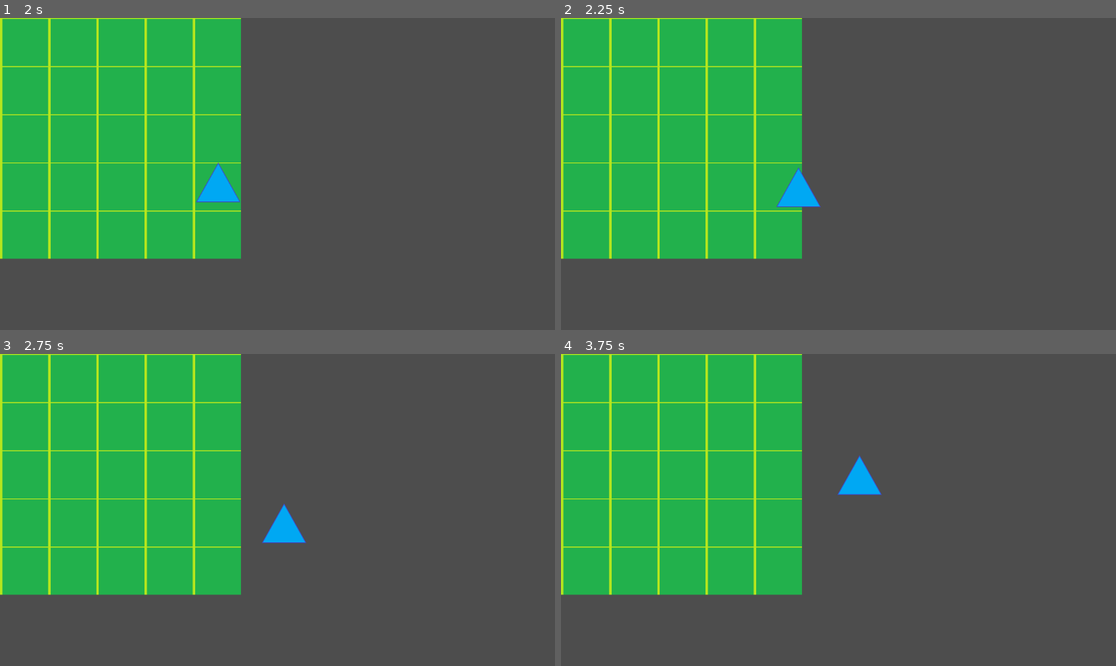
Above: before the commit, frames 1-4 (two rows, left to right).
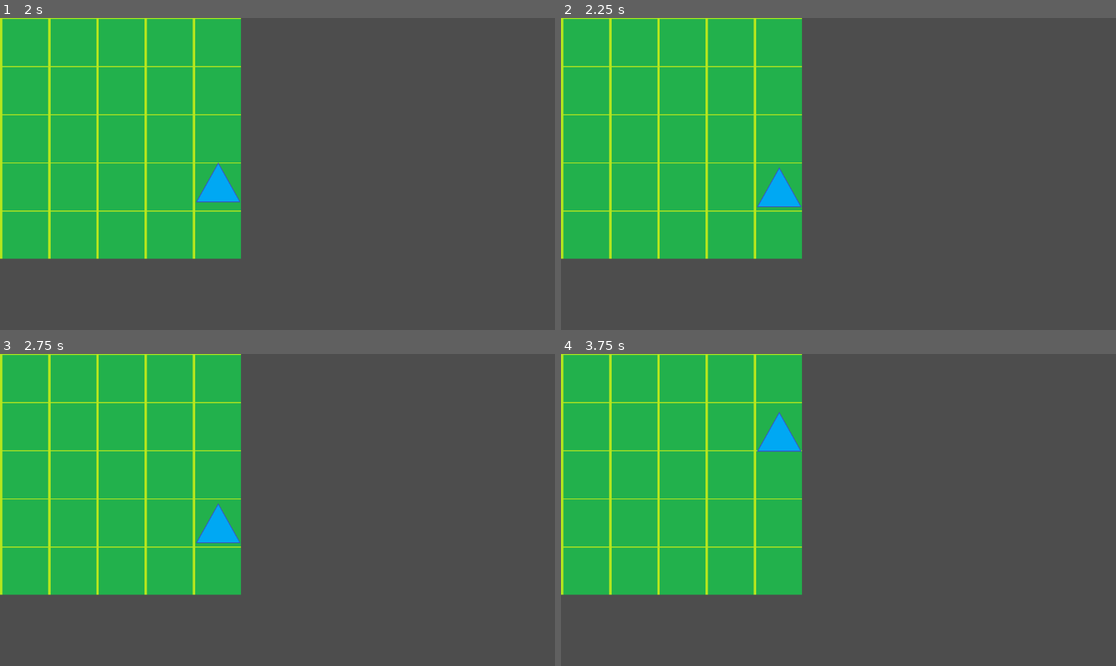
Above: after the commit, the same moments.

Repository: Killfreek/Rats
Game: Godot game, scene res://main.tscn
The game is run twice, just before and just after one commit, with the same random seed, the same clock (stepped at 60 frames per second) and the same inputs.
Inputs:
- Up to frame 1 (2 s): tap Enter at 0.5 s; hold D (MoveRight) 0.53-1.28 s; hold S (MoveDown) from 1.28 s (still down)
- Up to frame 2 (2.25 s): release S (MoveDown) at 2.03 s; hold D (MoveRight) from 2.03 s (still down)
- Up to frame 3 (2.75 s): keep holding D (MoveRight)
- Up to frame 4 (3.75 s): release D (MoveRight) at 2.78 s; hold W (MoveUp) 2.78-3.53 s; hold A (MoveLeft) from 3.53 s (still down)

Frame 1 is identical in both runs. In frame 2, 0.7% of the frame differs, in the area x 35-47%, y 47-61%; in frame 3, 1.0%; in frame 4, 1.1%, in the area x 35-58%, y 18-46%.

Commit message:
Limited player movement to grid area
Added 2 nodes which act as corners for the grid and used to lock player movement to the grid

Diff:
--- a/main.tscn
+++ b/main.tscn
@@ -5,8 +5,15 @@
 
 [node name="Main" type="Node2D"]
 
-[node name="Player" parent="." instance=ExtResource("1_yy6vf")]
+[node name="Player" parent="." node_paths=PackedStringArray("PlayerAreaTopLeftCorner", "PlayerAreaBottomRightCorner") instance=ExtResource("1_yy6vf")]
 top_level = true
 position = Vector2(254, 250)
+PlayerAreaTopLeftCorner = NodePath("../PlayerAreaTopLeft")
+PlayerAreaBottomRightCorner = NodePath("../PlayerAreaBottomRight")
 
 [node name="TileMap" parent="." instance=ExtResource("2_aw33h")]
+
+[node name="PlayerAreaTopLeft" type="Node2D" parent="."]
+
+[node name="PlayerAreaBottomRight" type="Node2D" parent="."]
+position = Vector2(501, 497)
--- a/player.gd
+++ b/player.gd
@@ -4,7 +4,11 @@
 @export var xStepDistance =1
 @export var yStepDistance =1
 
+@export var PlayerAreaTopLeftCorner : Node2D
+@export var PlayerAreaBottomRightCorner : Node2D
+
 var player
+var playerArea : Rect2
 var isMoving = false
 var tween
 var finalPosition
@@ -12,13 +16,15 @@
 # Called when the node enters the scene tree for the first time.
 func _ready():
 	player = get_node(".")
-
+	playerArea = Rect2(
+		PlayerAreaTopLeftCorner.position.x,
+		PlayerAreaTopLeftCorner.position.y,
+		PlayerAreaBottomRightCorner.position.x,
+		PlayerAreaBottomRightCorner.position.y);
 
 # Called every frame. 'delta' is the elapsed time since the previous frame.
 func _process(delta):
 	if !isMoving:
-		isMoving = true;
-
 		var velocaty = Vector2.ZERO
 		if Input.is_action_pressed("MoveRight"):
 			velocaty.x += xStepDistance
@@ -29,7 +35,12 @@
 		if Input.is_action_pressed("MoveDown"):
 			velocaty.y += yStepDistance
 
-		finalPosition = position + velocaty;
+		var intendedFinalPosition = position + velocaty;
+		if playerArea.intersection(Rect2(
+			intendedFinalPosition.x, intendedFinalPosition.y,
+			intendedFinalPosition.x, intendedFinalPosition.y)) != Rect2(0,0,0,0):
+				finalPosition = position + velocaty;
+				isMoving = true;
 
 	move_ToTarget(delta);
 
